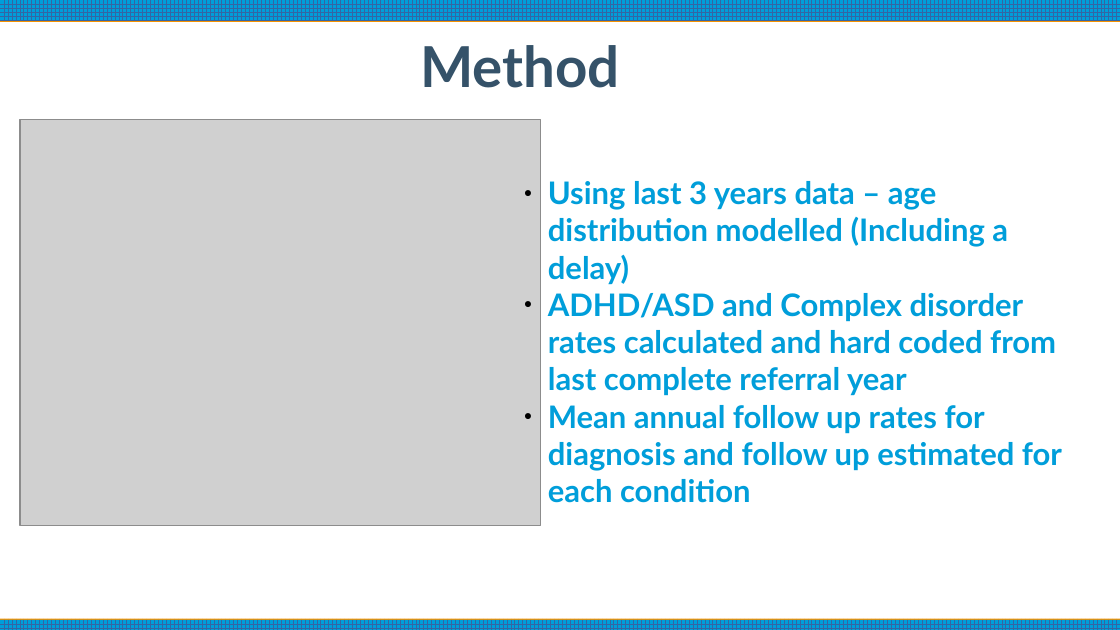
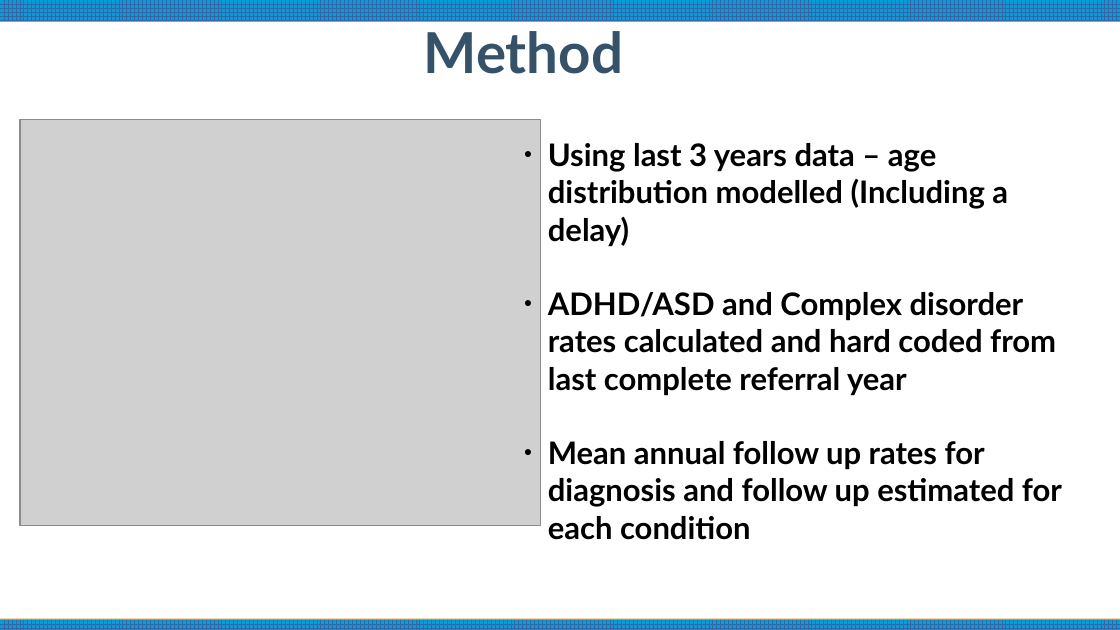
Before and after one commit to SpaceElmo/Community-Paeds-Service-modelling, a slide deck: slide 5 of Presentation.odp. Drawn at 1120x630 pixels with LibreOffice and Linux fonts; fonts in the diff are those of the drawing; grey boxes stand for pictures. Boxes give left, top, right and bottom in pixels: in the first picture for what was removed or moved away, otherwise in the second. Text is boxed around its words. In the diff, an @@ line names an element or a change of style, - is before the commit and + after.

```diff
--- a/Presentation.odp
+++ b/Presentation.odp
@@ subtitle "Method": place and size @@
-subtitle "Method" at <box>420,45,619,88</box>
+subtitle "Method" at <box>424,31,623,74</box>
@@ text "Using last 3 years data ...": place and size @@
-text "Using last 3 years data ..." at <box>548,181,1062,503</box>
+text "Using last 3 years data ..." at <box>548,143,1062,540</box>
@@ text "Using last 3 years data ..." at <box>548,143,1062,540</box>: text colour #009EDA to #000000 @@
```
Also in this commit, not shown: 5 other slides changed, 2 slides added, 1 slide removed, 3 other files.
